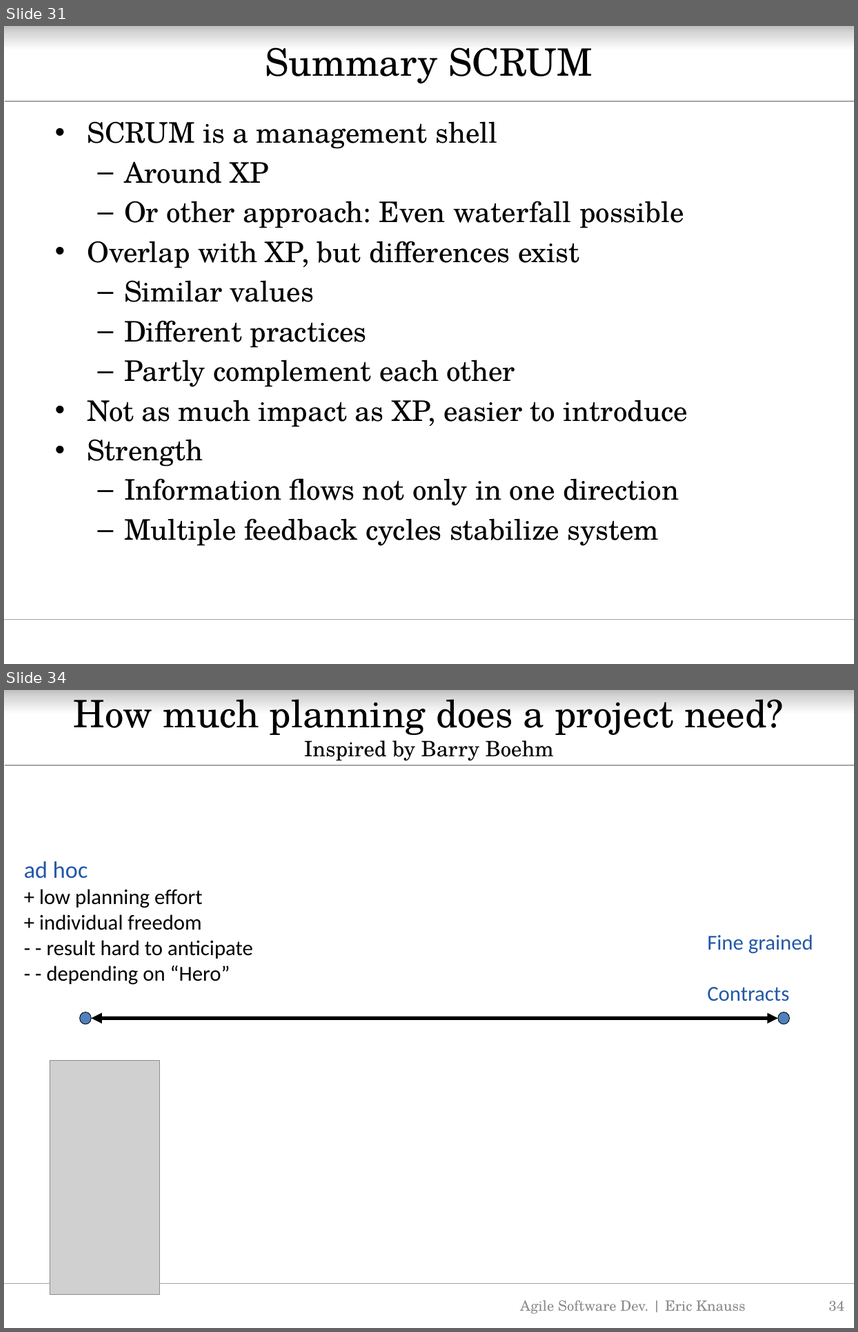
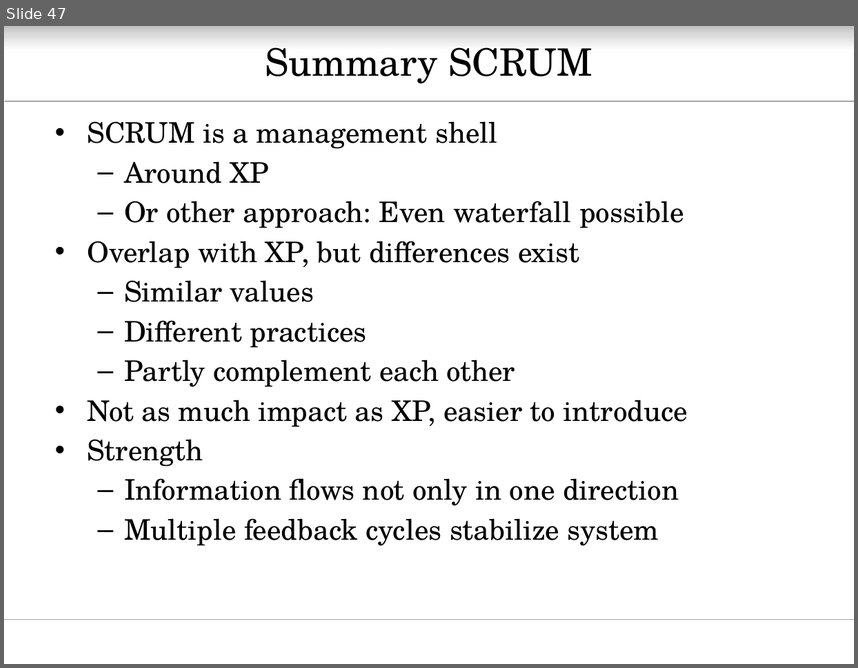
Before and after one commit to oerich/EDA397, a slide deck: Slides/src/agile-dev-processes-3-crash-course-v01.pptx. Shown one above the other, each under a label of ours: slides 31 and 34 before the commit, slide 47 after it; the slides between them are not shown. The pictures are 858x1332 and 858x668 pixels, drawn with LibreOffice and Linux fonts; fonts in the diff are those of the drawing; grey boxes stand for pictures; background and template pictures are left out. Boxes give left, top, right and bottom in pixels: in the first picture for what was removed or moved away, otherwise in the second. Text is boxed around its words. In the diff, an @@ line names an element or a change of style, - is before the commit and + after.

```diff
--- a/Slides/src/agile-dev-processes-3-crash-course-v01.pptx
+++ b/Slides/src/agile-dev-processes-3-crash-course-v01.pptx
@@ slide 34 removed at (4,690,854,1328), background #FFFFFF; not listed: 3 template elements that a slide beside it also shows @@
@@ title removed at (74,690,784,761) @@
-How much planning does a project need?
-Inspired by Barry Boehm
@@ text removed at (24,861,253,985) @@
-ad hoc
-+ low planning effort
-+ individual freedom
-- - result hard to anticipate
-- - depending on “Hero”
@@ text removed at (707,934,813,1001) @@
-Fine grained
-Contracts
@@ ellipse removed at (80,1012,92,1024) @@
@@ double arrow removed from (92, 1018) to (778, 1018) @@
@@ ellipse removed at (778,1012,791,1024) @@
@@ picture removed at (50,1061,159,1294) @@
@@ text removed at (520,1300,745,1313) @@
-Agile Software Dev. | Eric Knauss
@@ page number removed at (829,1300,844,1310) @@
-34
@@ what was slide 31 is now slide 47 @@
```
Also in this commit, not shown: 6 slides changed, 17 slides added, 6 other slides removed, 1 other file.
